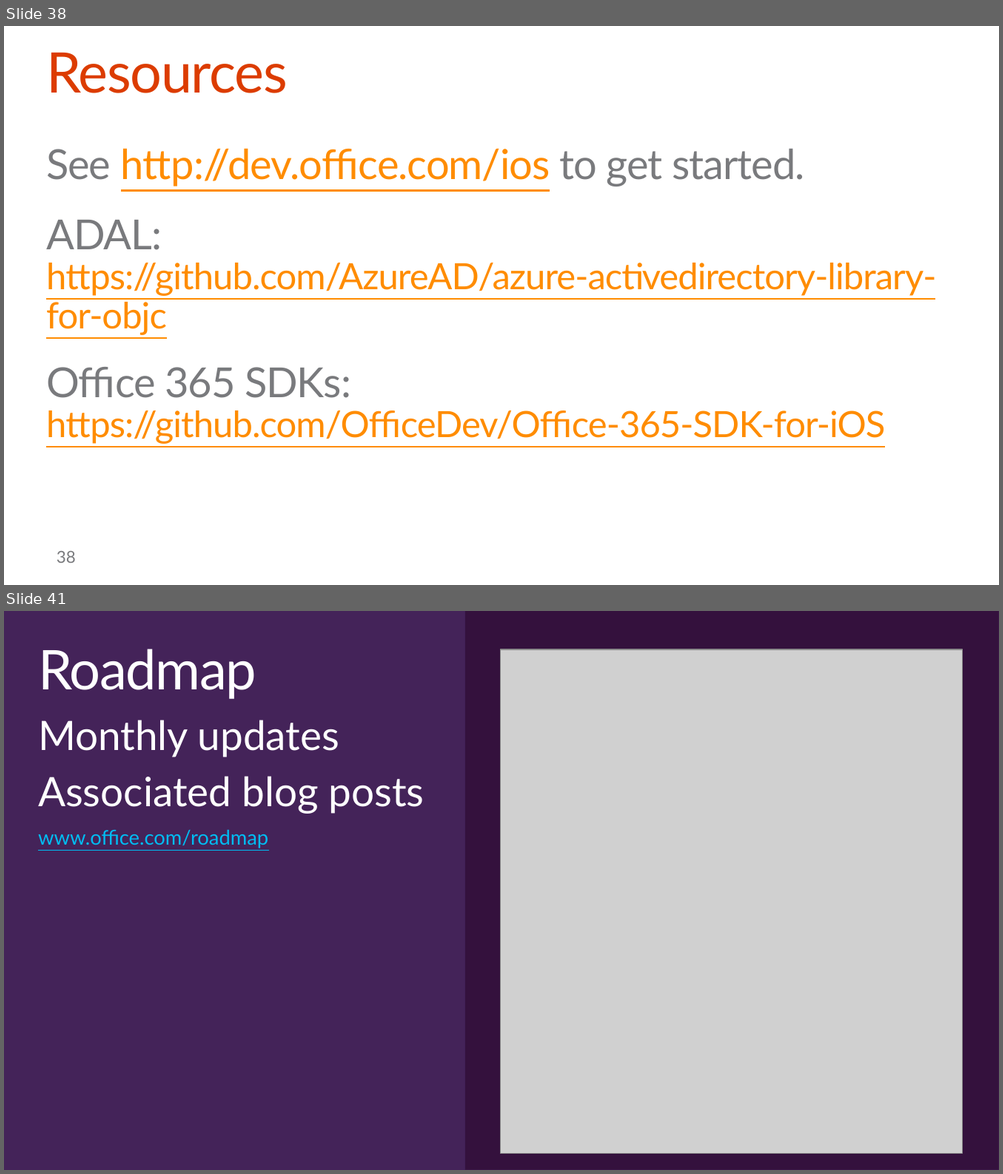
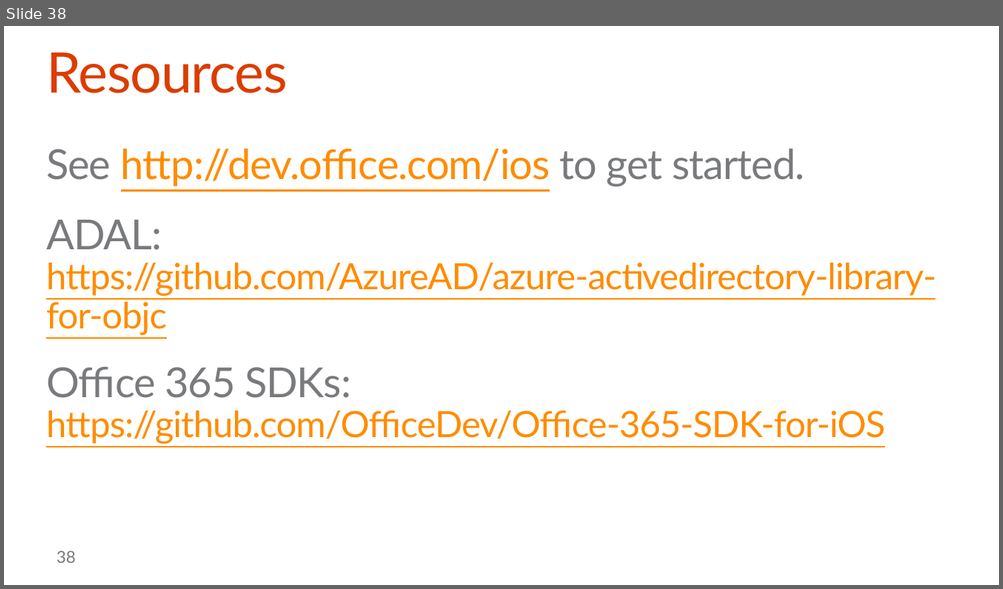
Before and after one commit to OfficeDev/TrainingContent, a slide deck: O3654/O3654-5 Native iOS Development with Office 365 APIs/O3654-5 Deep dive into native iOS Development with Office 365 APIs.PPTX. Shown one above the other, each under a label of ours: slides 38 and 41 before the commit, slide 38 after it; the slides between them are not shown. The pictures are 1003x1174 and 1003x589 pixels, drawn with LibreOffice and Linux fonts; fonts in the diff are those of the drawing; grey boxes stand for pictures; background and template pictures are left out. Boxes give left, top, right and bottom in pixels: in the first picture for what was removed or moved away, otherwise in the second. Text is boxed around its words. In the diff, an @@ line names an element or a change of style, - is before the commit and + after.

```diff
--- a/O3654/O3654-5 Native iOS Development with Office 365 APIs/O3654-5 Deep dive into native iOS Development with Office 365 APIs.PPTX
+++ b/O3654/O3654-5 Native iOS Development with Office 365 APIs/O3654-5 Deep dive into native iOS Development with Office 365 APIs.PPTX
@@ slide 41 removed at [4,611,999,1170], background #442359 @@
@@ rectangle removed at [4,611,464,1170] @@
@@ rectangle removed at [465,611,999,1170] @@
@@ title removed at [38,649,256,699] @@
-Roadmap
@@ picture removed at [500,649,962,1154] @@
@@ text removed at [38,720,424,849] @@
-Monthly updates
-Associated blog posts
-www.office.com/roadmap
```
Also in this commit, not shown: 3 slides added, 4 other slides removed, 5 other files.
